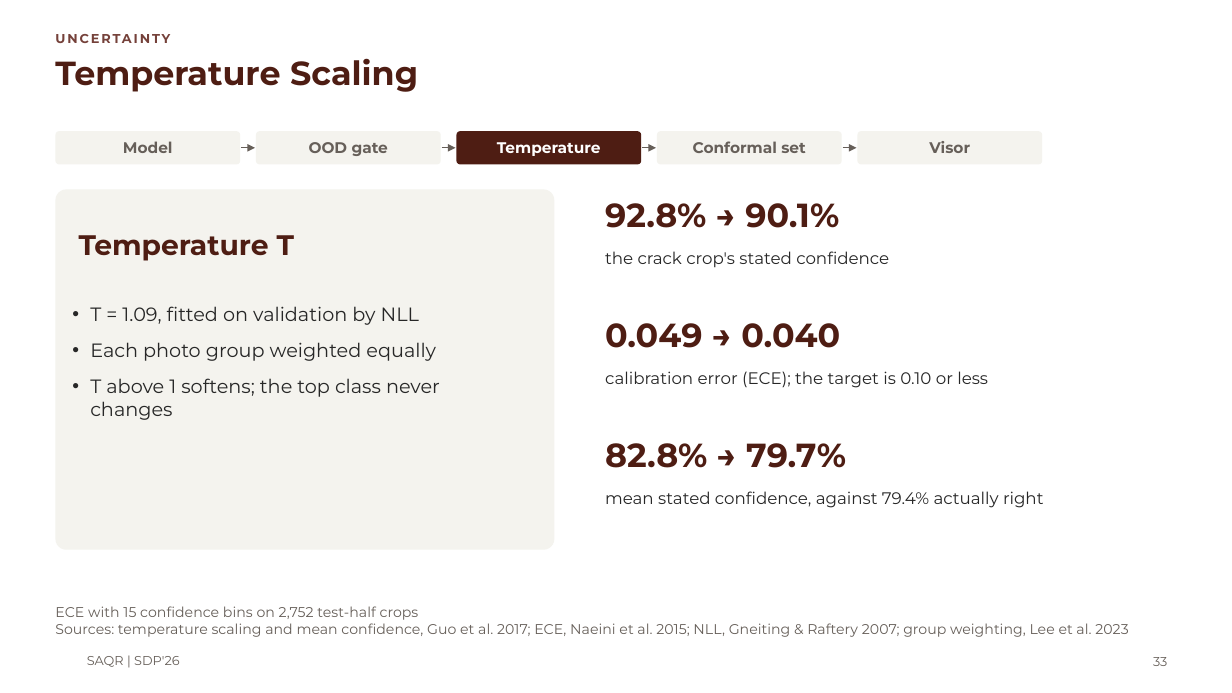
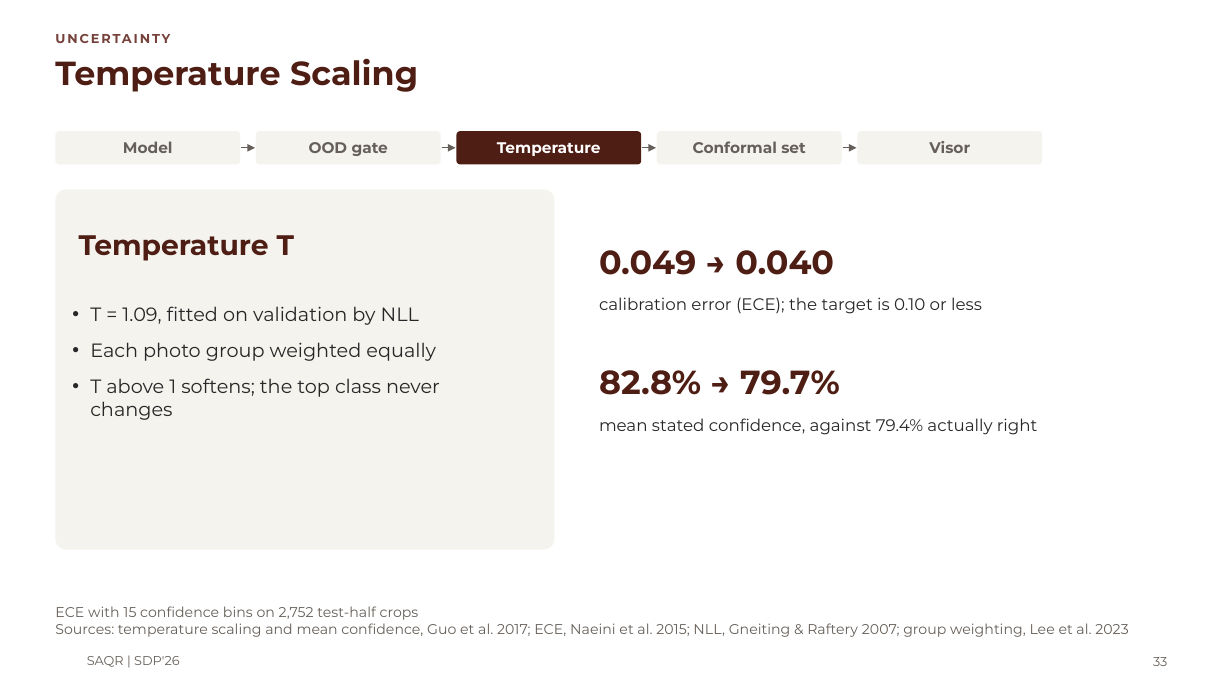
Before and after one commit to MASAR-AUS/SAQR, a slide deck: slide 33 of SAQR CMP490 Presentation.pptx. Drawn at 1232x693 pixels with LibreOffice and Linux fonts; fonts in the diff are those of the drawing; background and template pictures are left out. Boxes give left, top, right and bottom in pixels: in the first picture for what was removed or moved away, otherwise in the second. Text is boxed around its words. In the diff, an @@ line names an element or a change of style, - is before the commit and + after.

```diff
--- a/SAQR CMP490 Presentation.pptx
+++ b/SAQR CMP490 Presentation.pptx
@@ text removed at (x1=605, y1=203, x2=839, y2=228) @@
-92.8% → 90.1%
@@ 4 texts moved together from (x1=605, y1=323, x2=1043, y2=508) to (x1=599, y1=250, x2=1037, y2=435) @@
@@ text removed at (x1=605, y1=251, x2=889, y2=268) @@
-the crack crop's stated confidence
```
Also in this commit, not shown: 36 other slides changed, 4 slides added, 4 other files.
